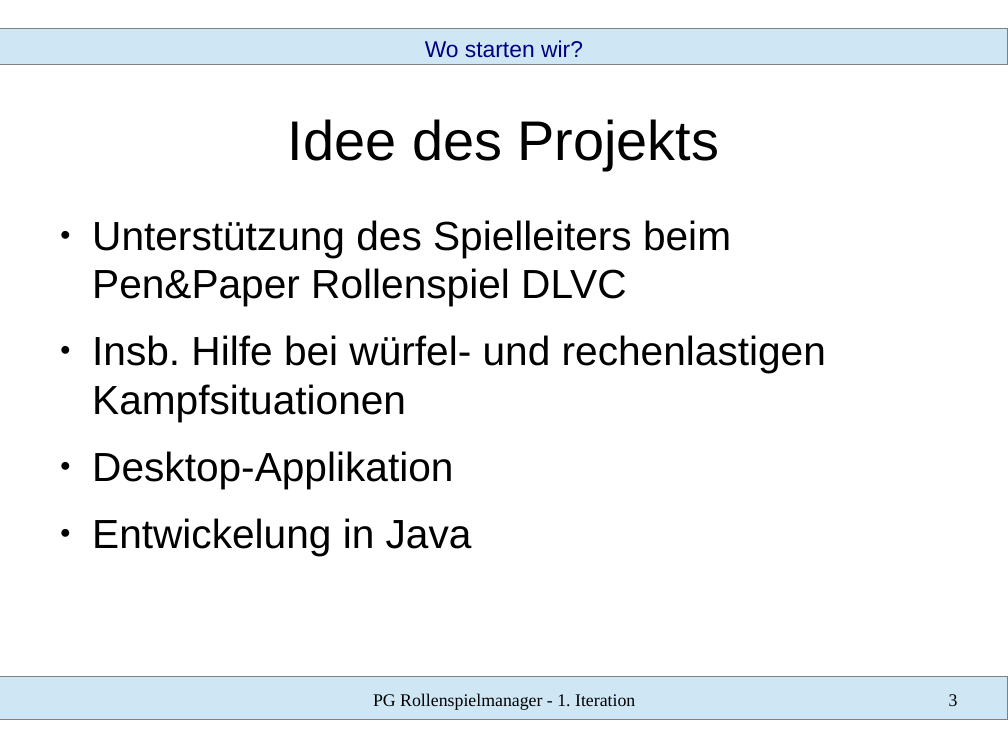
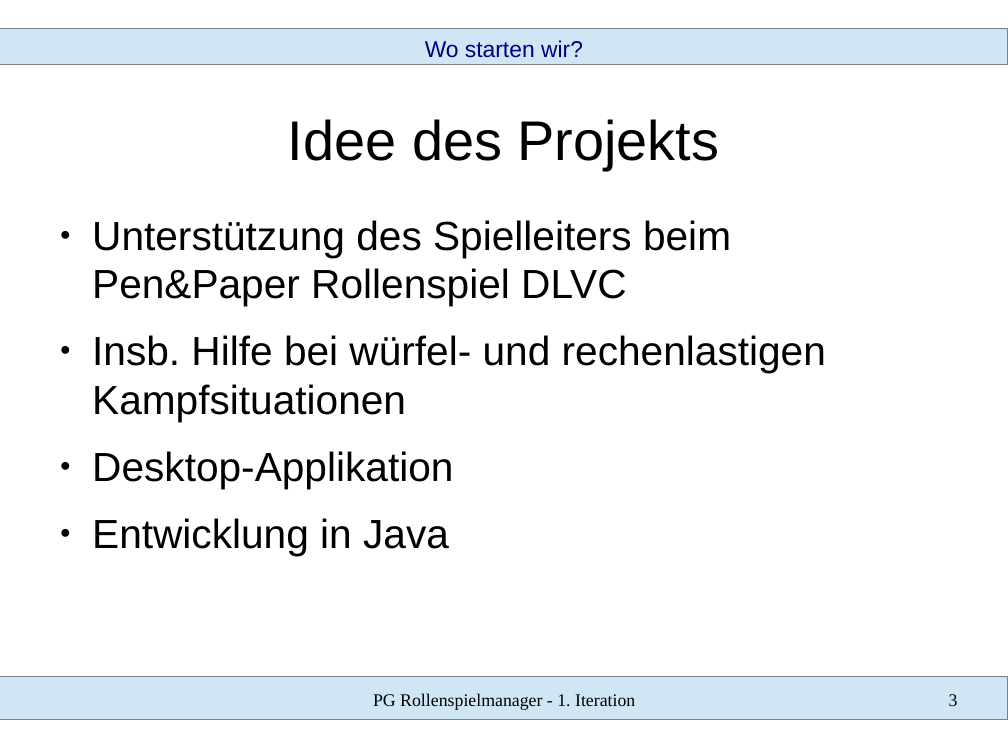
Before and after one commit to SWT-Projektgruppe-2015/Rollenspielmanager, a slide deck: slide 3 of Dokumente/01 Iteration/vortrag.odp. Drawn at 1008x756 pixels with LibreOffice and Linux fonts; fonts in the diff are those of the drawing. Boxes give left, top, right and bottom in pixels: in the first picture for what was removed or moved away, otherwise in the second. Text is boxed around its words. In the diff, an @@ line names an element or a change of style, - is before the commit and + after.

```diff
--- a/Dokumente/01 Iteration/vortrag.odp
+++ b/Dokumente/01 Iteration/vortrag.odp
@@ text at (x1=92, y1=518, x2=449, y2=555): text changed @@
-● Entwickelung in Java
+● Entwicklung in Java
```
Also in this commit, not shown: 4 other slides changed, 12 slides added, 1 slide removed, 4 other files.
